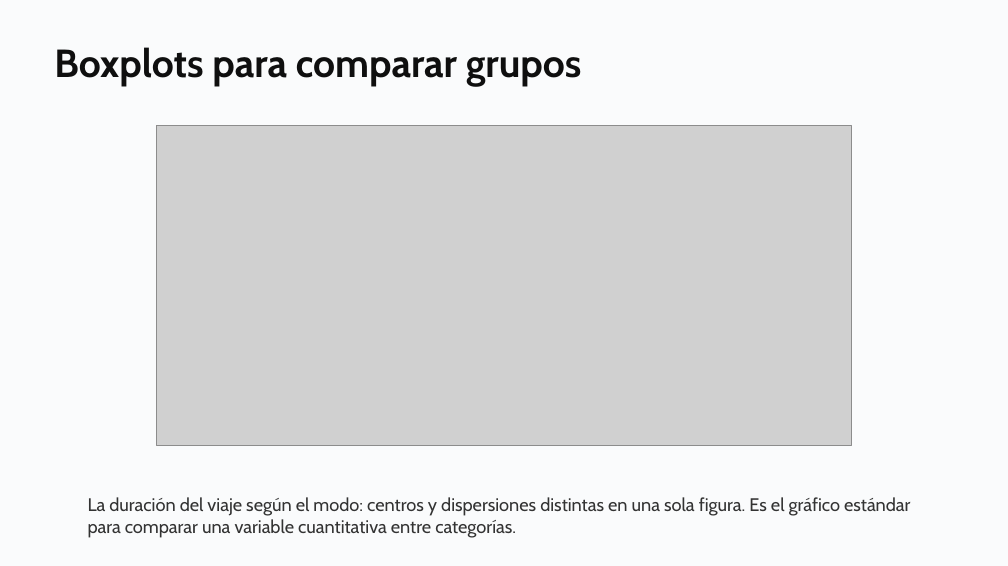
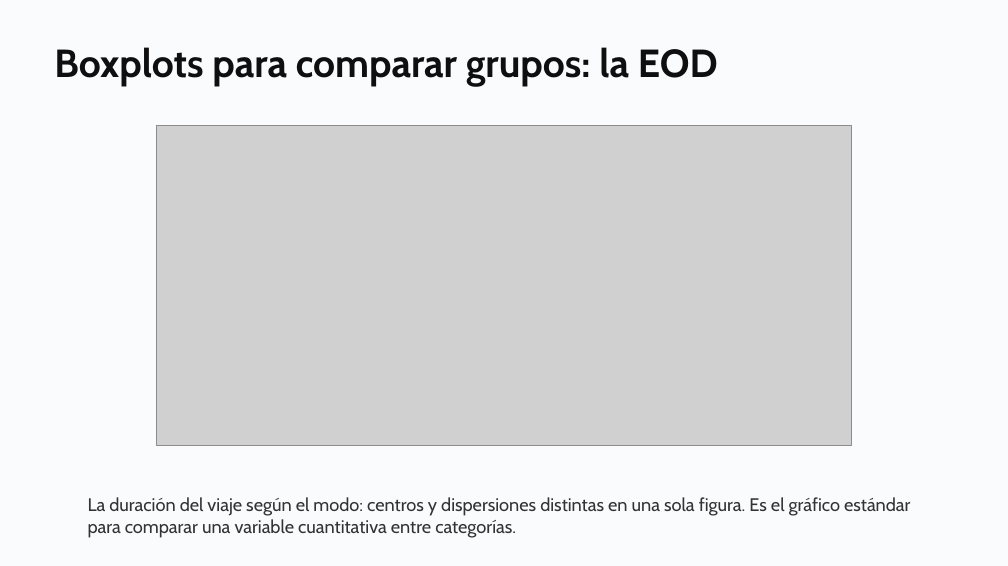
Before and after one commit to daniopitz/diplomado-cdd, a slide deck: slide 17 of presentaciones/clase02_eda_descriptiva.pptx (slide 12 before the commit). Drawn at 1008x566 pixels with LibreOffice and Linux fonts; fonts in the diff are those of the drawing; grey boxes stand for pictures. Boxes give left, top, right and bottom in pixels: in the first picture for what was removed or moved away, otherwise in the second. Text is boxed around its words. In the diff, an @@ line names an element or a change of style, - is before the commit and + after.

```diff
--- a/presentaciones/clase02_eda_descriptiva.pptx
+++ b/presentaciones/clase02_eda_descriptiva.pptx
@@ text at <box>54,47,718,87</box>: text changed @@
-Boxplots para comparar grupos
+Boxplots para comparar grupos: la EOD
```
Also in this commit, not shown: 4 other slides changed, 6 slides added, 4 other files.
